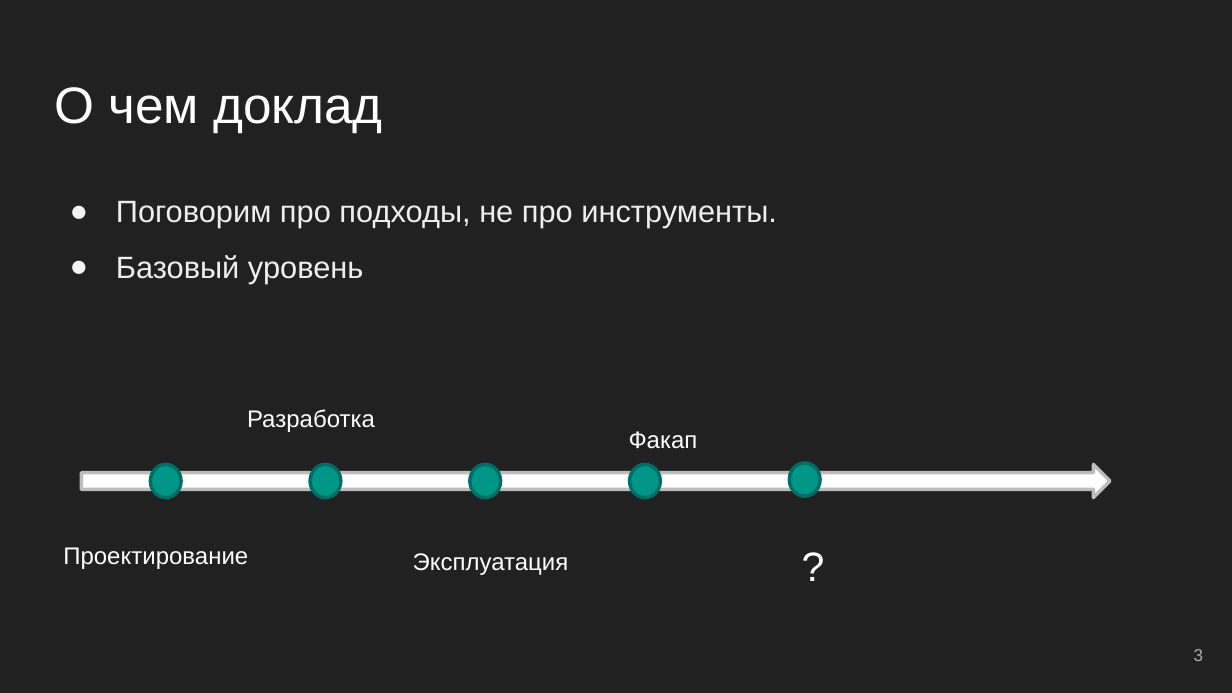
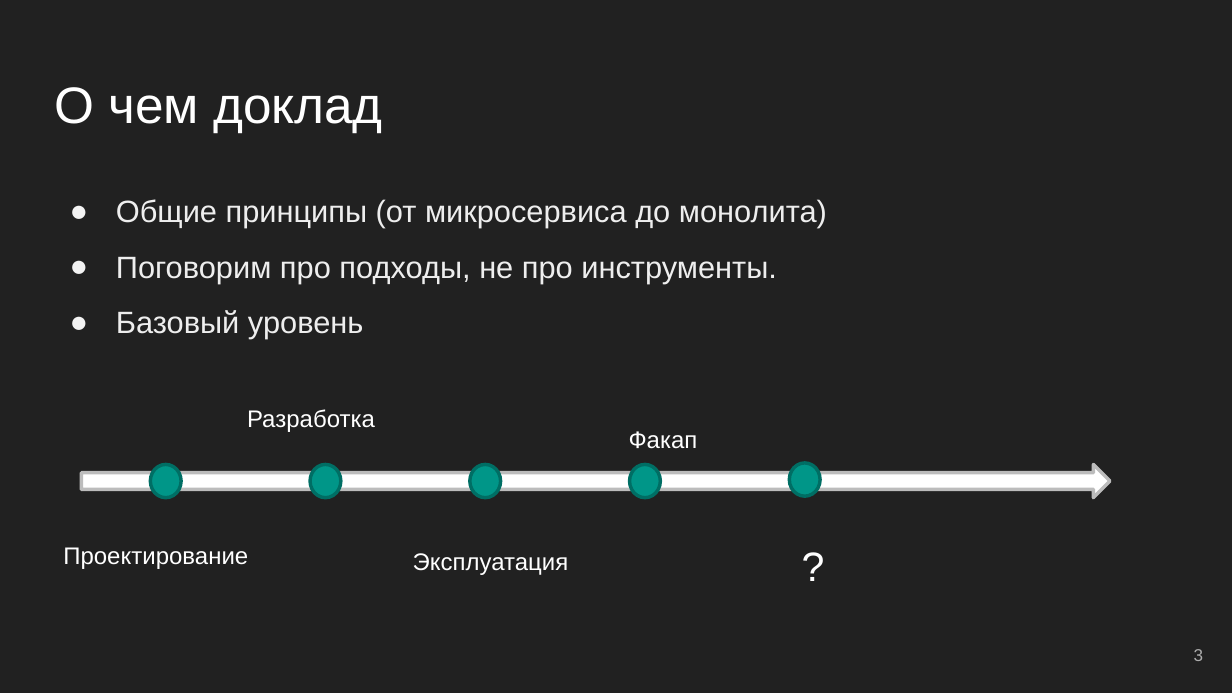
Before and after one commit to mastrakov/speeches, a slide deck: slide 3 of production ready code.pptx. Drawn at 1232x693 pixels with LibreOffice and Linux fonts; fonts in the diff are those of the drawing; background and template pictures are left out. Boxes give left, top, right and bottom in pixels: in the first picture for what was removed or moved away, otherwise in the second. Text is boxed around its words. In the diff, an @@ line names an element or a change of style, - is before the commit and + after.

```diff
--- a/production ready code.pptx
+++ b/production ready code.pptx
@@ text at [116, 199, 827, 228]: paragraph added @@
+● Общие принципы (от микросервиса до монолита)
```
Also in this commit, not shown: 6 other slides changed, 2 slides added, 2 slides removed.
